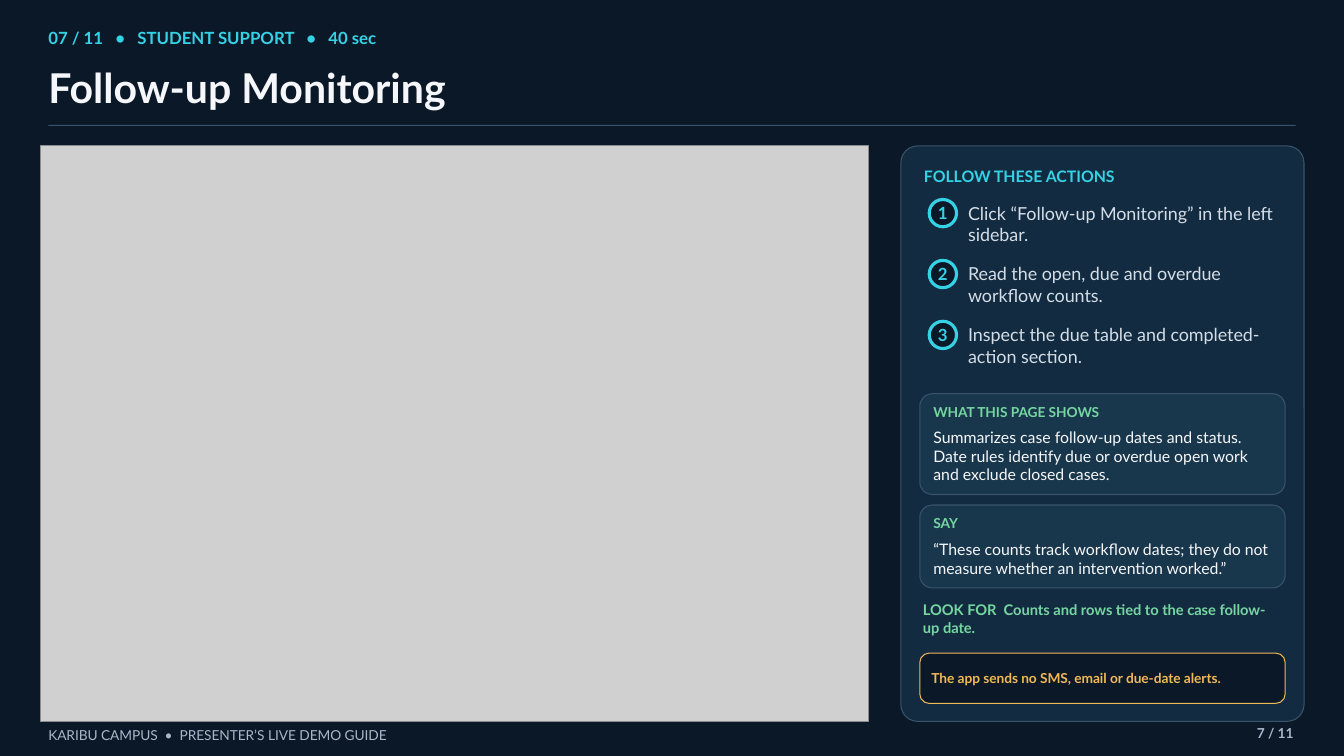
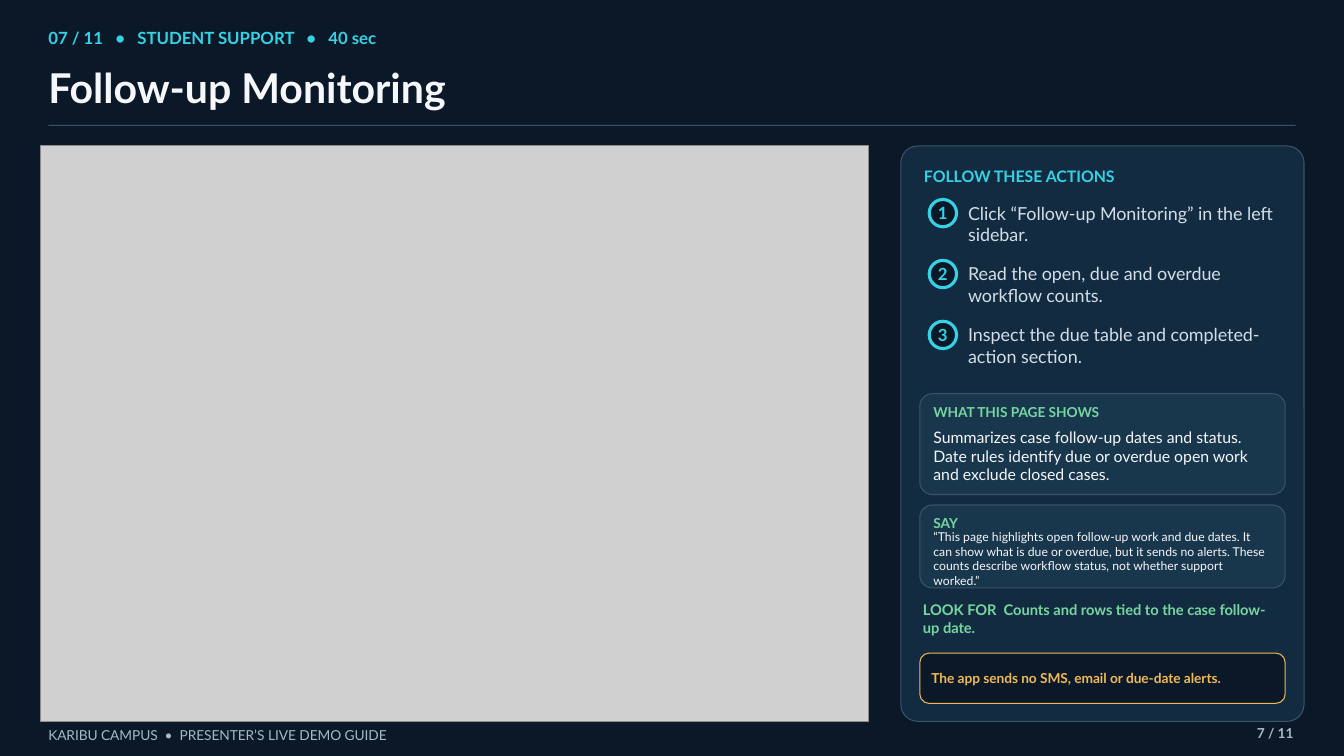
Before and after one commit to Tony405-spec/Karibu-Campus, a slide deck: slide 7 of presentation/demo_guide.pptx. Drawn at 1344x756 pixels with LibreOffice and Linux fonts; fonts in the diff are those of the drawing; grey boxes stand for pictures. Boxes give left, top, right and bottom in pixels: in the first picture for what was removed or moved away, otherwise in the second. Text is boxed around its words. In the diff, an @@ line names an element or a change of style, - is before the commit and + after.

Commit message:
Add full page-by-page presenter talk track

```diff
--- a/presentation/demo_guide.pptx
+++ b/presentation/demo_guide.pptx
@@ text at bbox=[933, 532, 1265, 585]: text changed; size 11.2 to 8.7 pt @@
-“These counts track workflow dates; they do not measure whether an intervention worked.”
+“This page highlights open follow-up work and due dates. It can show what is due or overdue, but it sends no alerts. These counts describe workflow status, not whether support worked.”
```
Also in this commit, not shown: 4 other slides changed.
